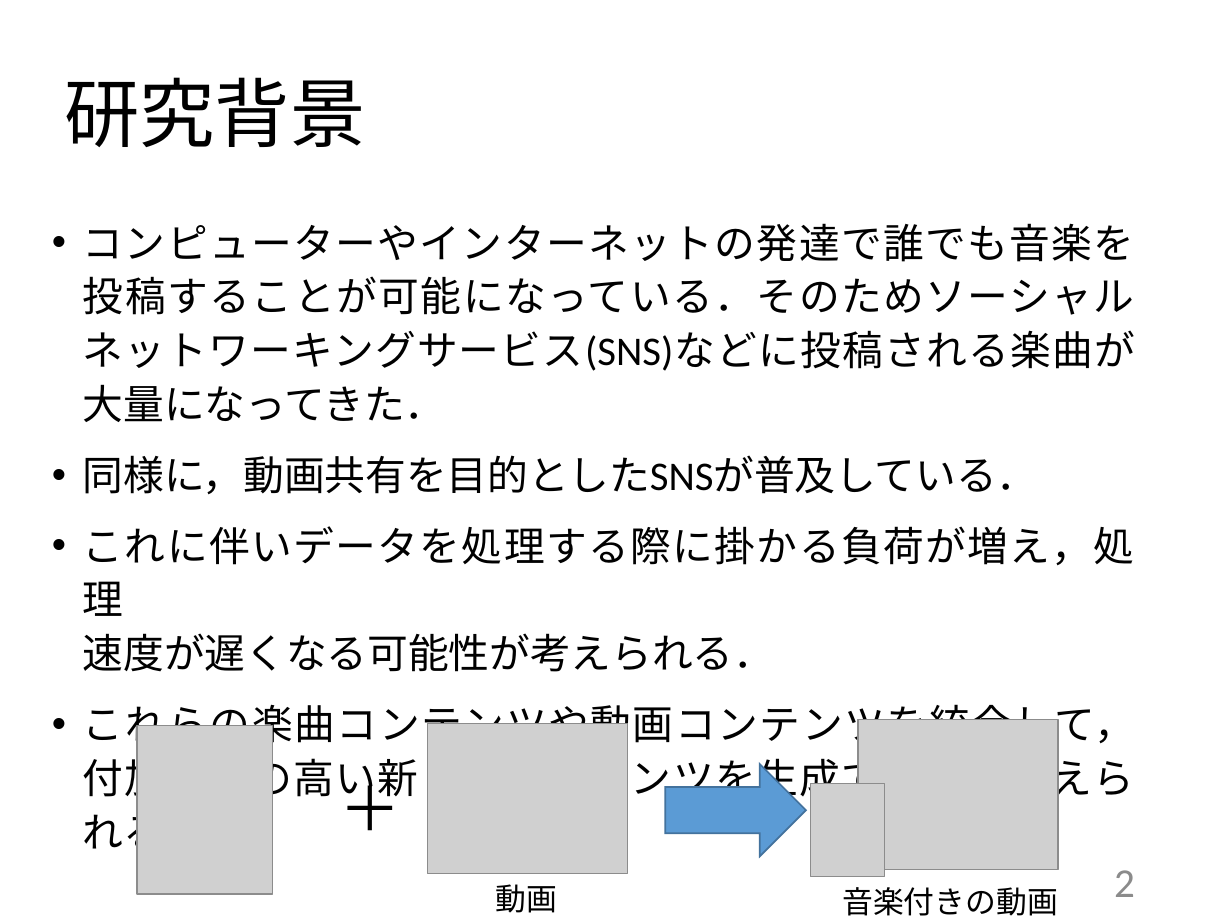
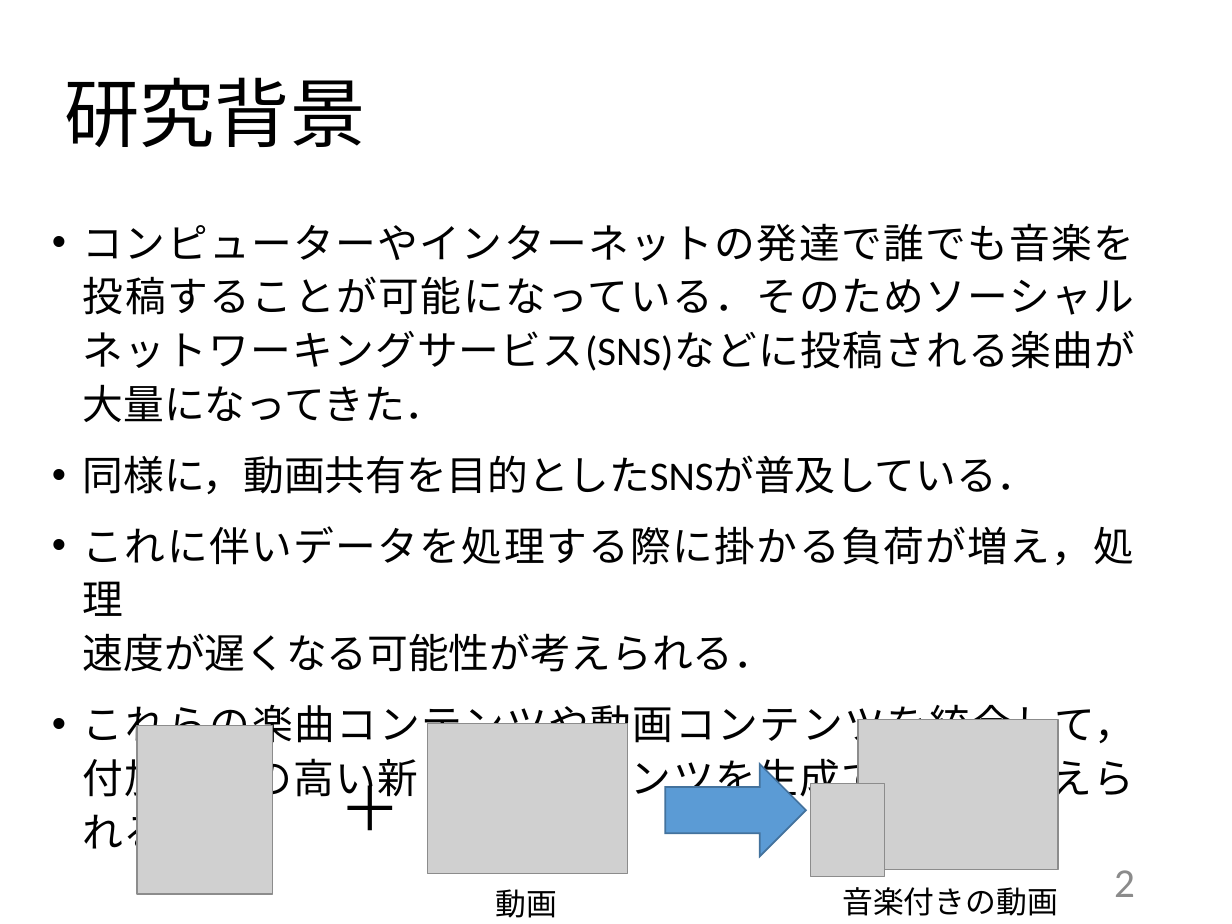
Before and after one commit to kait-takanolab/1821144-yoshii-thesis, a slide deck: slide 2 of 発表用スライド/1821144_yoshii_thesis_ver.pptx. Drawn at 1232x924 pixels with LibreOffice and Linux fonts; fonts in the diff are those of the drawing; grey boxes stand for pictures. Boxes give left, top, right and bottom in pixels: in the first picture for what was removed or moved away, otherwise in the second. Text is boxed around its words. In the diff, an @@ line names an element or a change of style, - is before the commit and + after.

```diff
--- a/発表用スライド/1821144_yoshii_thesis_ver.pptx
+++ b/発表用スライド/1821144_yoshii_thesis_ver.pptx
@@ text "動画": place and size @@
-text "動画" at (496, 884, 558, 913)
+text "動画" at (496, 889, 558, 918)
```
Also in this commit, not shown: 1 other slide changed, 1 slide added, 5 other files.
